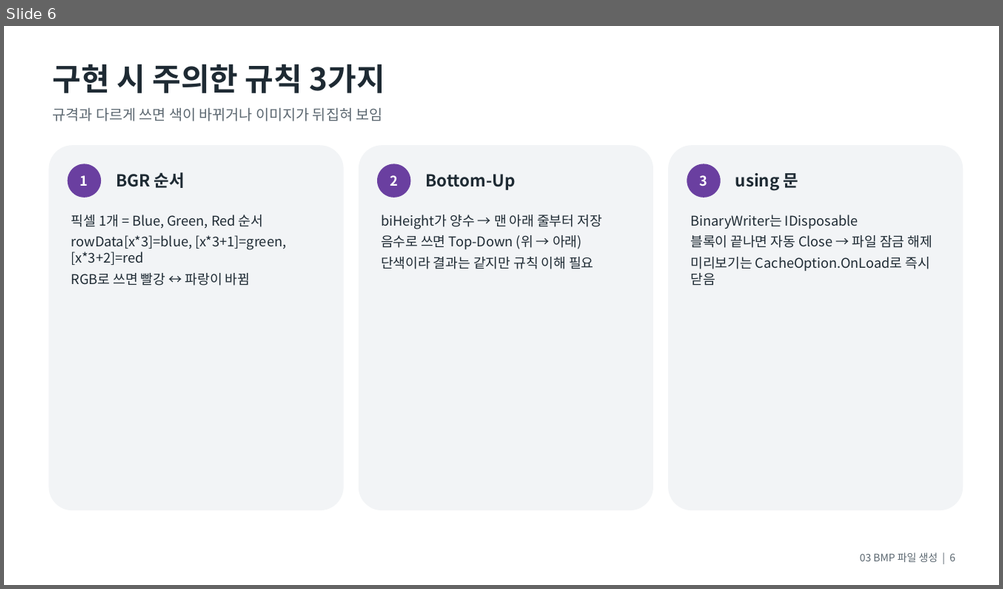
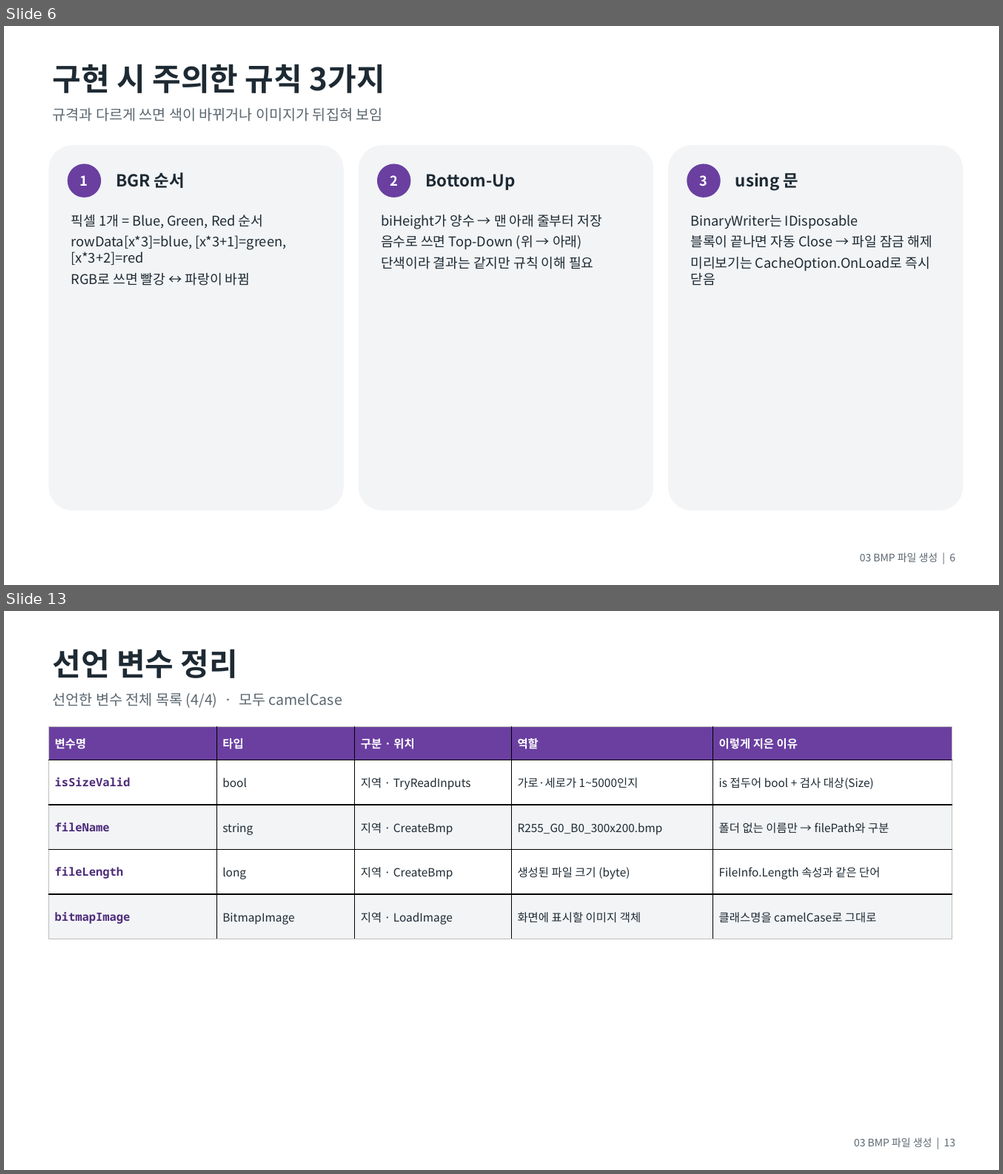
Before and after one commit to ehddnjs198/Seminar, a slide deck: PPT/03_BMP파일생성.pptx. Shown one above the other, each under a label of ours: slide 6 before the commit, slides 6 and 13 after it; the slides between them are not shown. The pictures are 1003x589 and 1003x1174 pixels, drawn with LibreOffice and Linux fonts; fonts in the diff are those of the drawing. Boxes give left, top, right and bottom in pixels: in the first picture for what was removed or moved away, otherwise in the second. Text is boxed around its words. In the diff, an @@ line names an element or a change of style, - is before the commit and + after.

```diff
--- a/PPT/03_BMP파일생성.pptx
+++ b/PPT/03_BMP파일생성.pptx
@@ slide 13 added at (4, 611, 999, 1170), background #FFFFFF @@
@@ text added at (52, 649, 238, 678), 30 pt, text #1E2A33, bold @@
+선언 변수 정리
@@ text added at (52, 693, 342, 708), 14 pt, text #5B6770 @@
+선언한 변수 전체 목록 (4/4) · 모두 camelCase
@@ table added at (48, 726, 951, 940), 5 rows, 5 columns @@
+변수명 | 타입 | 구분 · 위치 | 역할 | 이렇게 지은 이유
+isSizeValid | bool | 지역 · TryReadInputs | 가로·세로가 1~5000인지 | is 접두어 bool + 검사 대상(Size)
+fileName | string | 지역 · CreateBmp | R255_G0_B0_300x200.bmp | 폴더 없는 이름만 → filePath와 구분
+fileLength | long | 지역 · CreateBmp | 생성된 파일 크기 (byte) | FileInfo.Length 속성과 같은 단어
+bitmapImage | BitmapImage | 지역 · LoadImage | 화면에 표시할 이미지 객체 | 클래스명을 camelCase로 그대로
@@ text added at (854, 1138, 956, 1147), 10 pt, text #5B6770 @@
+03 BMP 파일 생성 | 13
```
Also in this commit, not shown: 9 slides changed, 1 other slide added, 1 slide removed, 4 other files.
